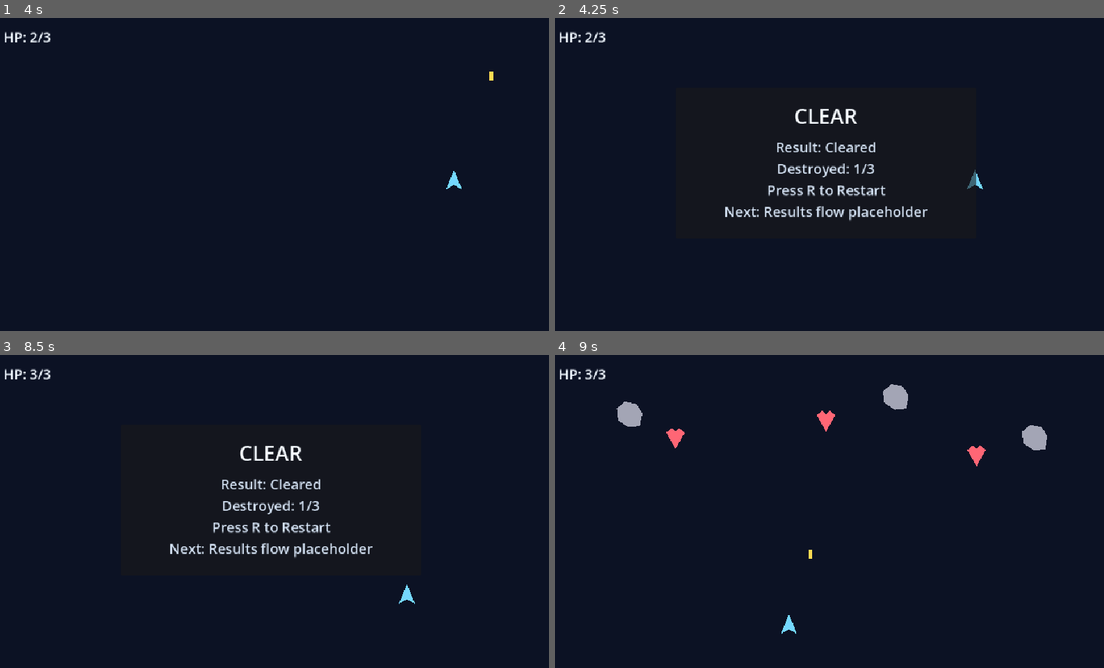
Above: before the commit, frames 1-4 (two rows, left to right).
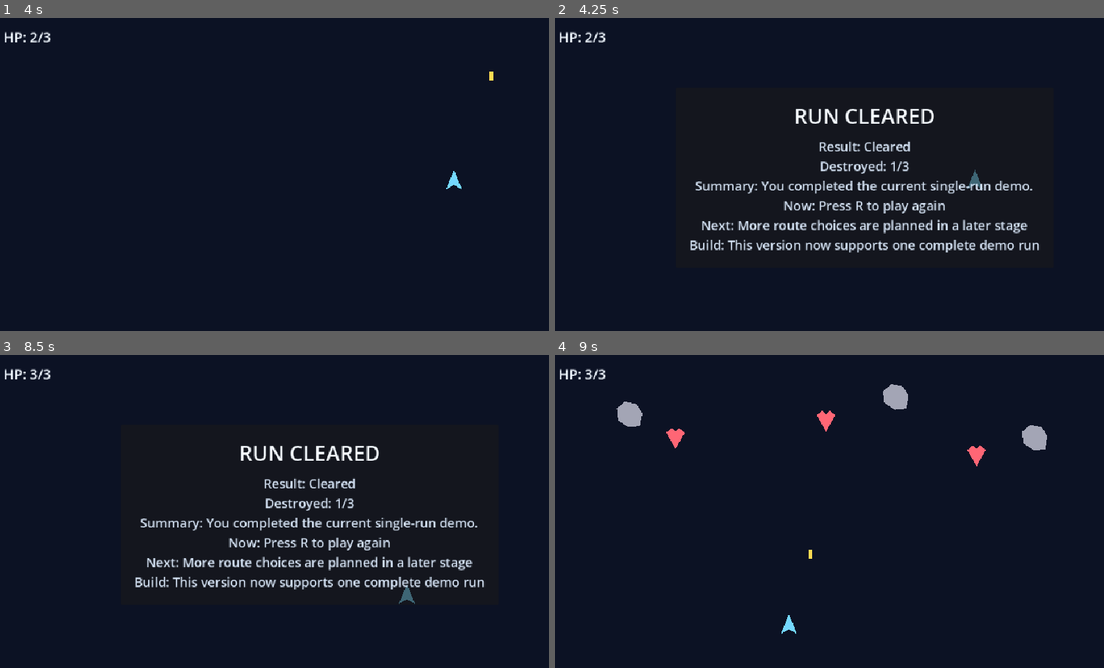
Above: after the commit, the same moments.

Repository: Drew-Z/game-next-spacewar
Game: Godot game, scene res://scenes/main.tscn
Two runs of this game, one before a commit and one after it. Both use one fixed random seed, a clock stepped at 60 frames per second and the inputs below.
Inputs:
- Up to frame 1 (4 s): tap Enter (ui_accept) at 0.5, 0.77, 1.52, 3.02, 3.77 s; hold Right (ui_right) 0.53-1.28 s; tap R at 0.6, 2.1, 3.6 s; hold Down (ui_down) 1.28-2.03 s; tap Space at 1.35, 2.85 s; hold Right (ui_right) 2.03-2.78 s; hold Up (ui_up) 2.78-3.53 s; hold Left (ui_left) from 3.53 s (still down)
- Up to frame 2 (4.25 s): keep holding Left (ui_left)
- Up to frame 3 (8.5 s): tap R at 4.25, 5.1, 6.6, 8.1 s; tap Space at 4.35, 5.85, 7.35 s; tap Enter (ui_accept) at 4.52, 6.02, 6.77, 7.52 s; release Left (ui_left) at 5.03 s; hold Down (ui_down) 5.03-5.78 s; hold Right (ui_right) 5.78-6.53 s; hold Up (ui_up) 6.53-7.28 s; hold Right (ui_right) 7.28-8.03 s; hold Down (ui_down) from 8.03 s (still down)
- Up to frame 4 (9 s): tap R at 8.75 s; release Down (ui_down) at 8.78 s; hold Left (ui_left) from 8.78 s (still down); tap Space at 8.85 s

Frame 1 is identical in both runs. In frame 2, 5.8% of the frame differs, in the area x 24-89%, y 28-76%; in frame 3, 5.8%, in the area x 24-89%, y 28-80%; in frame 4, nothing differs.

Commit message:
feat(flow): add run summary and next-step hints

Diff:
--- a/scenes/main.tscn
+++ b/scenes/main.tscn
@@ -64,11 +64,11 @@
 [node name="ResultTitle" type="Label" parent="HUD/ResultPanel/MarginContainer/Content"]
 theme_override_colors/font_color = Color(0.960784, 0.980392, 1, 1)
 theme_override_font_sizes/font_size = 36
-text = "RESULT"
+text = "RUN RESULT"
 horizontal_alignment = 1
 
 [node name="ResultBody" type="Label" parent="HUD/ResultPanel/MarginContainer/Content"]
 theme_override_colors/font_color = Color(0.835294, 0.890196, 0.960784, 1)
-theme_override_font_sizes/font_size = 24
-text = "Result: Cleared\nDestroyed: 0/0\nPress R to Restart\nNext: Results flow placeholder"
+theme_override_font_sizes/font_size = 22
+text = "Result: Cleared\nDestroyed: 0/0\nSummary: You completed the current single-run demo.\nNow: Press R to play again\nNext: More route choices are planned in a later stage\nBuild: This version now supports one complete demo run"
 horizontal_alignment = 1
--- a/scripts/main.gd
+++ b/scripts/main.gd
@@ -36,7 +36,7 @@
 func _on_player_defeated() -> void:
 	is_failed = true
 	_set_gameplay_active(false)
-	_show_result("FAIL", "Result: Failed")
+	_show_result("RUN FAILED", "Result: Failed")
 
 
 func _unhandled_input(event: InputEvent) -> void:
@@ -71,7 +71,7 @@
 	is_cleared = true
 	player.set_controls_enabled(false)
 	_set_gameplay_active(false)
-	_show_result("CLEAR", "Result: Cleared")
+	_show_result("RUN CLEARED", "Result: Cleared")
 
 
 func _set_gameplay_active(active: bool) -> void:
@@ -85,11 +85,17 @@
 
 
 func _show_result(title: String, outcome_text: String) -> void:
+	var summary_text := "Summary: You completed the current single-run demo."
+	if is_failed:
+		summary_text = "Summary: Your ship was lost before the run was cleared."
+
 	result_title_label.text = title
 	result_body_label.text = "\n".join([
 		outcome_text,
 		"Destroyed: %d/%d" % [cleared_enemy_targets, total_enemy_targets],
-		"Press R to Restart",
-		"Next: Results flow placeholder",
+		summary_text,
+		"Now: Press R to play again",
+		"Next: More route choices are planned in a later stage",
+		"Build: This version now supports one complete demo run",
 	])
 	result_panel.visible = true
Not shown, changed: README.md
Not shown, changed: docs/roadmap.md
Not shown, changed: docs/task-board.md
Not shown, changed: docs/test-checklist.md
